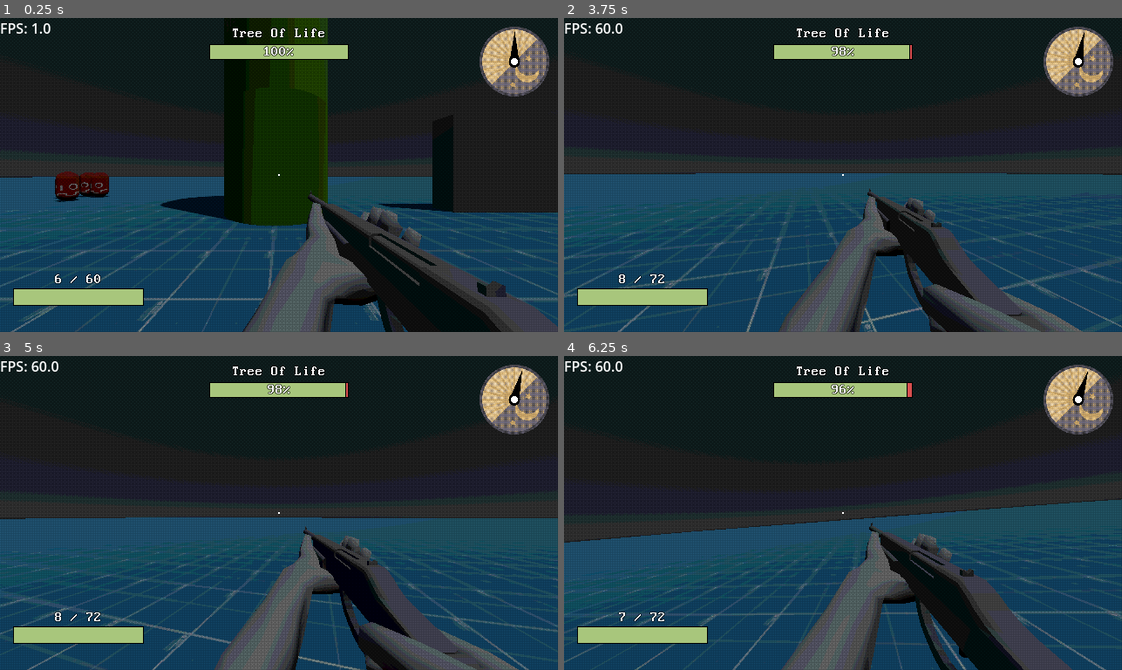
Above: before the commit, frames 1-4 (two rows, left to right).
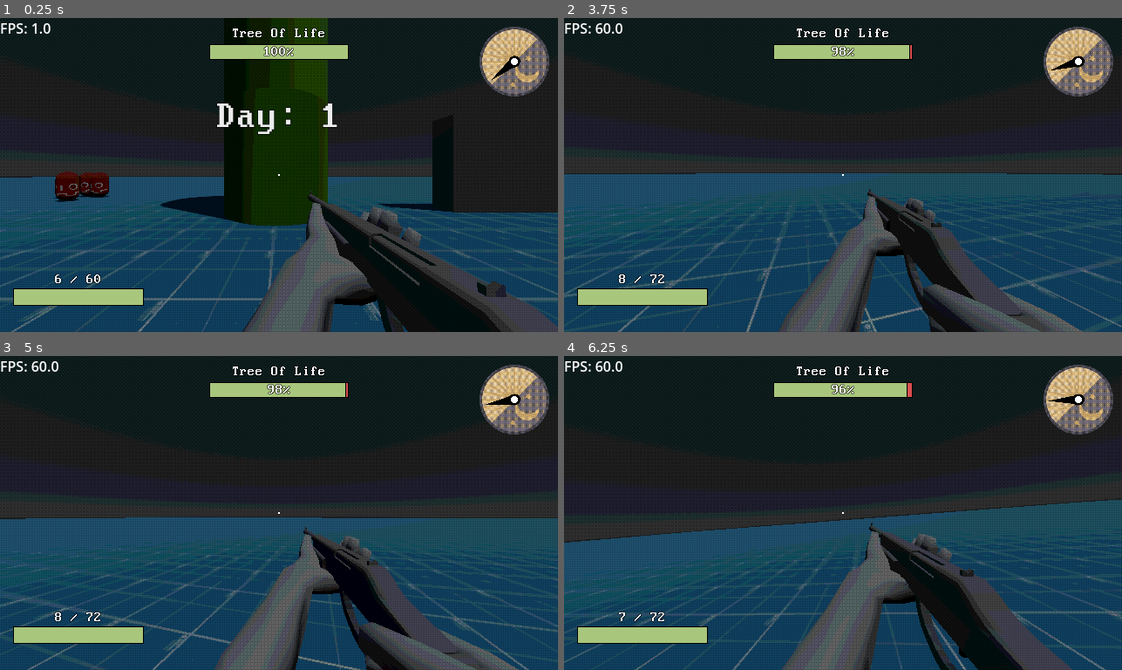
Above: after the commit, the same moments.

Repository: EmilHakala/treeoflife
Game: Godot game, scene res://Test_Scene/main.tscn
Same seed, same stepped clock (60 frames per second), same inputs: the game is played once before the commit and once after it.
Inputs (mouse positions are in pixels of both pictures, inside the frame that each line leads up to):
- Up to frame 1 (0.25 s): no input
- Up to frame 2 (3.75 s): tap Enter at 0.5 s; move the mouse to (870, 175) at 0.52 s; hold W from 0.53 s (still down); click (870, 175) at 0.6 s; move the mouse to (815, 175) at 1.27 s; tap 1 (slot_1) at 1.35 s; move the mouse to (854, 168) at 2.02 s; hold 2 (slot_2) 2.03-2.78 s; move the mouse to (837, 181) at 2.77 s; tap 3 (slot_3) at 2.85 s; move the mouse to (887, 178) at 3.52 s; hold E from 3.53 s (still down)
- Up to frame 3 (5 s): keep holding W; tap R (reload) at 4.15 s; move the mouse to (234, 509) at 4.27 s; release E at 4.28 s; tap Q at 4.35 s
- Up to frame 4 (6.25 s): move the mouse to (848, 513) at 5.02 s; hold Shift 5.03-5.78 s; move the mouse to (820, 506) at 5.77 s; release W at 5.78 s; hold D from 5.78 s (still down); click (820, 506) at 5.85 s

The runs differ from the first frame. In frame 1, 0.7% of the frame differs, in the area x 38-94%, y 4-38%; in frame 2, 0.1%; in frame 3, 0.1%; in frame 4, 0.1%.

Commit message:
Started making enemy instantiation
NEED TO FIX SIGNALS

Diff:
--- a/Player/hud.gd
+++ b/Player/hud.gd
@@ -5,6 +5,13 @@
 @onready var ammo: Label = $Ammo
 @onready var tree_health: ProgressBar = $TreeContainer/TreeHealth
 @onready var pointer: TextureRect = $Clock/pointer
+@onready var day_label: Label = $DayLabel
+
+
+#Other variables
+var is_fading : bool = false
+var fade_timer : float = 0.0
+var fade_duration :float = 3.0 # seconds
 
 
 #Stat Objects
@@ -14,6 +21,15 @@
 
 
 func _process(delta: float) -> void:
+
+	if is_fading:
+		fade_timer += delta
+		var t = 1.0 - clamp(fade_timer / fade_duration, 0.0, 1.0)
+		day_label.modulate.a = t
+		if t <= 0.0:
+			day_label.visible = false
+			is_fading = false
+
 	var t = dn_system.time_of_day # 0.0 to 1.0
 	var angle = t * 360.0 # Full day = full rotation
 
@@ -22,7 +38,13 @@
 
 func _ready() -> void:
 	update_hud()
+	new_day(1)
 
+func new_day(day):
+	day_label.visible = true
+	day_label.text = "Day: " + str(day)
+	fade_timer = 0.0
+	is_fading = true
 
 func update_hud():
 	player_health.value = player_character.health
--- a/Player/hud.tscn
+++ b/Player/hud.tscn
@@ -137,3 +137,21 @@
 
 [node name="Control" type="Control" parent="Clock"]
 layout_mode = 2
+
+[node name="DayLabel" type="Label" parent="."]
+layout_mode = 1
+anchors_preset = 8
+anchor_left = 0.5
+anchor_top = 0.5
+anchor_right = 0.5
+anchor_bottom = 0.5
+offset_left = -71.0
+offset_top = -87.5
+offset_right = 71.0
+offset_bottom = -44.5
+grow_horizontal = 2
+grow_vertical = 2
+theme_override_constants/outline_size = 3
+theme_override_fonts/font = ExtResource("2_sndvk")
+theme_override_font_sizes/font_size = 42
+text = "DAY 1"
--- a/Systems/DayNightSystem/dn_system.gd
+++ b/Systems/DayNightSystem/dn_system.gd
@@ -1,15 +1,51 @@
 extends Node3D
 
 
-@export var day_length : float = 120.0 # In seconds, full day cycle
+@onready var hud: Control = $"../HUD"
+
+@export var day_length : float = 60.0 # 6 minute 24h cycle
 var time_of_day : float = 0.0 # 0.0 to 1.0
+var day_counter : int = 1
+
+var enemies_to_spawn := 0
+var enemies_spawned := 0
+var spawn_interval := 0.0
+var spawn_timer := 0.0
+var next_spawn_delay := 0.0
+const enemy_scene = preload("res://enemies/simple_enemy.tscn")
+@onready var player_character: PlayerCharacter = $"../PlayerCharacter"
+@onready var tree: Node3D = $"../Tree"
+
 
 func _process(delta):
 	time_of_day += delta / day_length
 	if time_of_day > 1.0:
 		time_of_day = 0.0
+		day_counter += 1
+		hud.new_day(day_counter)
+		setup_day_spawn(day_counter)
 
-
+	# Only spawn during daytime (0.0 - 0.5)
+	if time_of_day <= 0.5 and enemies_spawned < enemies_to_spawn:
+		spawn_timer += delta
+		if spawn_timer >= next_spawn_delay:
+			spawn_enemy()
+			spawn_timer = 0.0
+			next_spawn_delay = randf_range(2.0, 5.0) # Adjust range to your liking
 	#sun.rotation_degrees.x = angle
 
 	#update_environment(time_of_day)
+
+func setup_day_spawn(day: int):
+	enemies_to_spawn = 2 + int(day * 1.5)
+	enemies_spawned = 0
+	spawn_timer = 0.0
+	next_spawn_delay = randf_range(1.0, 3.0) # First delay of the day
+
+func spawn_enemy():
+	var spawn_point: Vector3 = global_transform.origin
+	var enemy = enemy_scene.instantiate()
+	enemy.collided_with_player.connect(player_character._on_simple_enemy_collided_with_player)
+	add_child(enemy)
+	enemy.global_transform.origin = spawn_point
+	enemies_spawned += 1
--- a/Test_Scene/main.tscn
+++ b/Test_Scene/main.tscn
@@ -104,6 +104,7 @@
 grow_vertical = 0
 
 [node name="DnSystem" parent="." instance=ExtResource("7_yupyr")]
+transform = Transform3D(1, 0, 0, 0, 1, 0, 0, 0, 1, 0, 1.6066, 44.5091)
 
 [connection signal="collided_with_player" from="SimpleEnemy" to="PlayerCharacter" method="_on_simple_enemy_collided_with_player"]
 [connection signal="collided_with_static_on_layer_5" from="SimpleEnemy" to="Tree" method="_on_simple_enemy_collided_with_static_on_layer_5"]
--- a/misc/time_hud.gdshader
+++ b/misc/time_hud.gdshader
@@ -3,7 +3,7 @@
 uniform float rotation_deg = 0.0;
 
 void fragment() {
-    float angle = -radians(rotation_deg);
+    float angle = -radians(rotation_deg - 130.0);
 
     vec2 center = vec2(0.5);
     vec2 uv = UV - center;
--- a/project.godot
+++ b/project.godot
@@ -35,6 +35,7 @@
 
 Decal=""
 Enemy=""
+PlayerCharacter=""
 
 [input]
 
